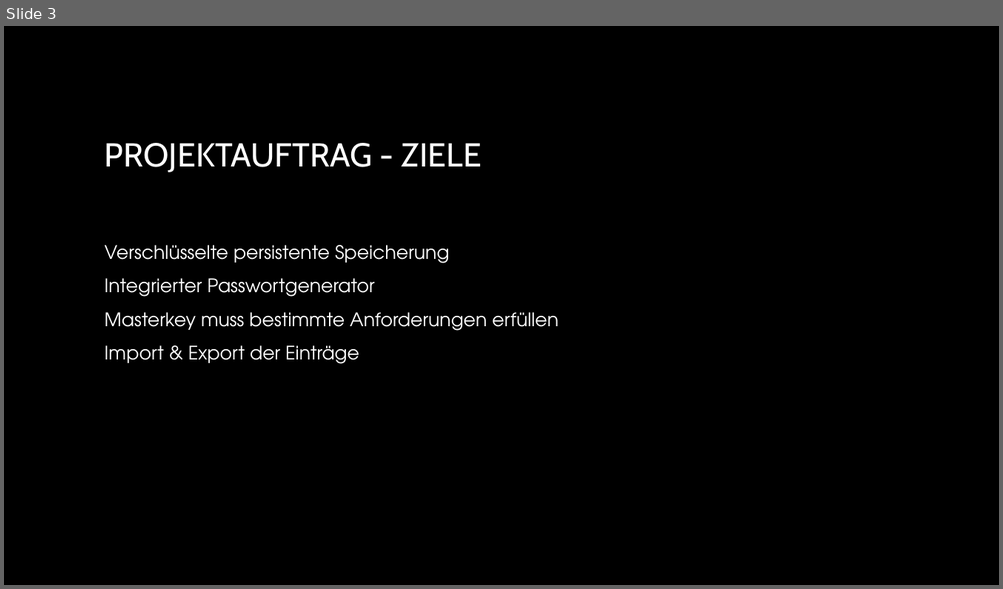
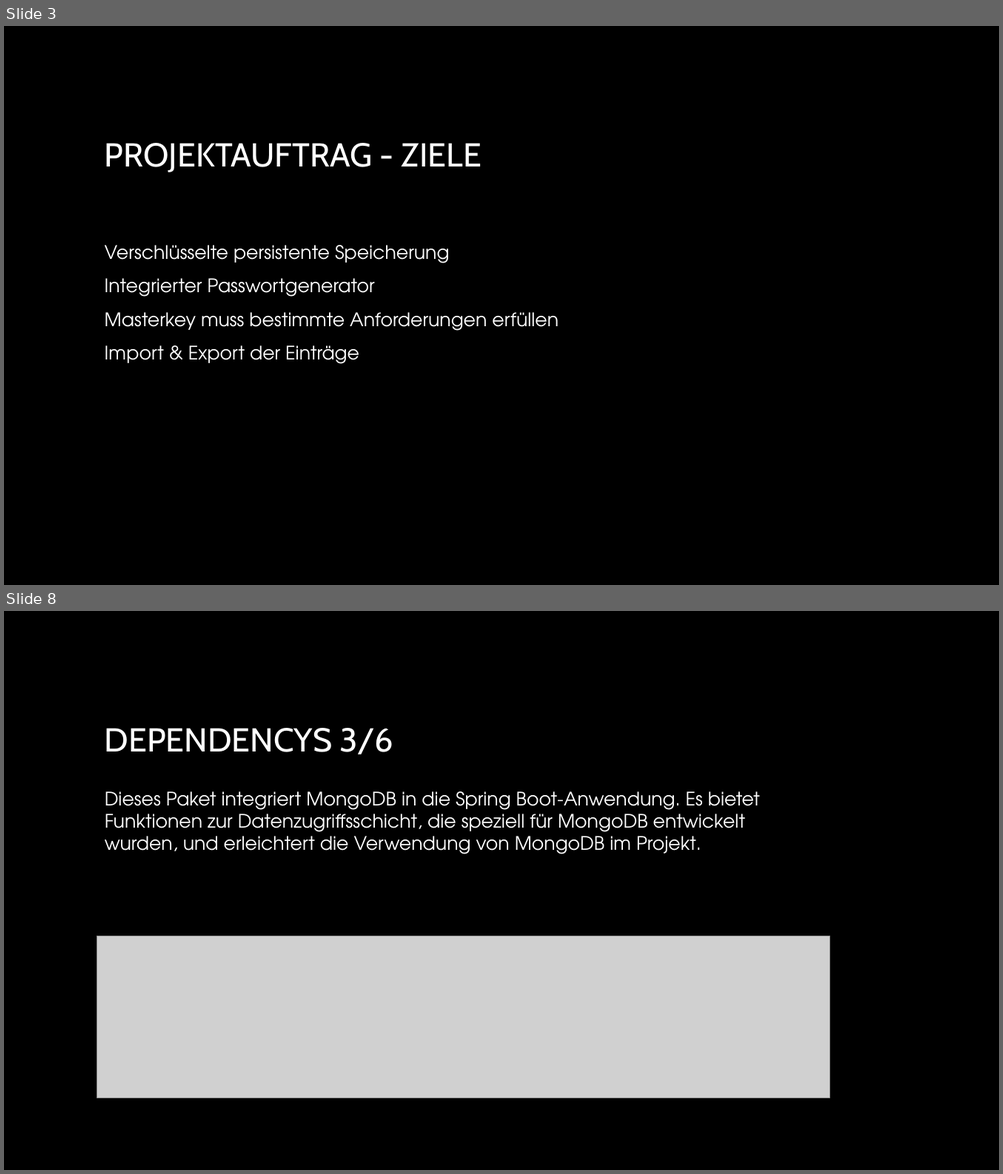
Before and after one commit to NebelNite/Passwortmanager, a slide deck: Passwortmanager.pptx. Shown one above the other, each under a label of ours: slide 3 before the commit, slides 3 and 8 after it; the slides between them are not shown. The pictures are 1003x589 and 1003x1174 pixels, drawn with LibreOffice and Linux fonts; fonts in the diff are those of the drawing; grey boxes stand for pictures; background and template pictures are left out. Boxes give left, top, right and bottom in pixels: in the first picture for what was removed or moved away, otherwise in the second. Text is boxed around its words. In the diff, an @@ line names an element or a change of style, - is before the commit and + after.

```diff
--- a/Passwortmanager.pptx
+++ b/Passwortmanager.pptx
@@ slide 8 added at (4, 611, 999, 1170), background picture (left out) @@
@@ title added at (105, 728, 393, 755), 32 pt, text gradient #FFFFFF to #A6A6A6 @@
+DEPENDENCYS 3/6
@@ text added at (105, 792, 760, 854), 18 pt, text #FFFFFF @@
+Dieses Paket integriert MongoDB in die Spring Boot-Anwendung. Es bietet Funktionen zur Datenzugriffsschicht, die speziell für MongoDB entwickelt wurden, und erleichtert die Verwendung von MongoDB im Projekt.
@@ picture added at (97, 937, 830, 1098) @@
```
Also in this commit, not shown: 1 slide changed, 9 other slides added, 3 slides removed, 25 other files.
